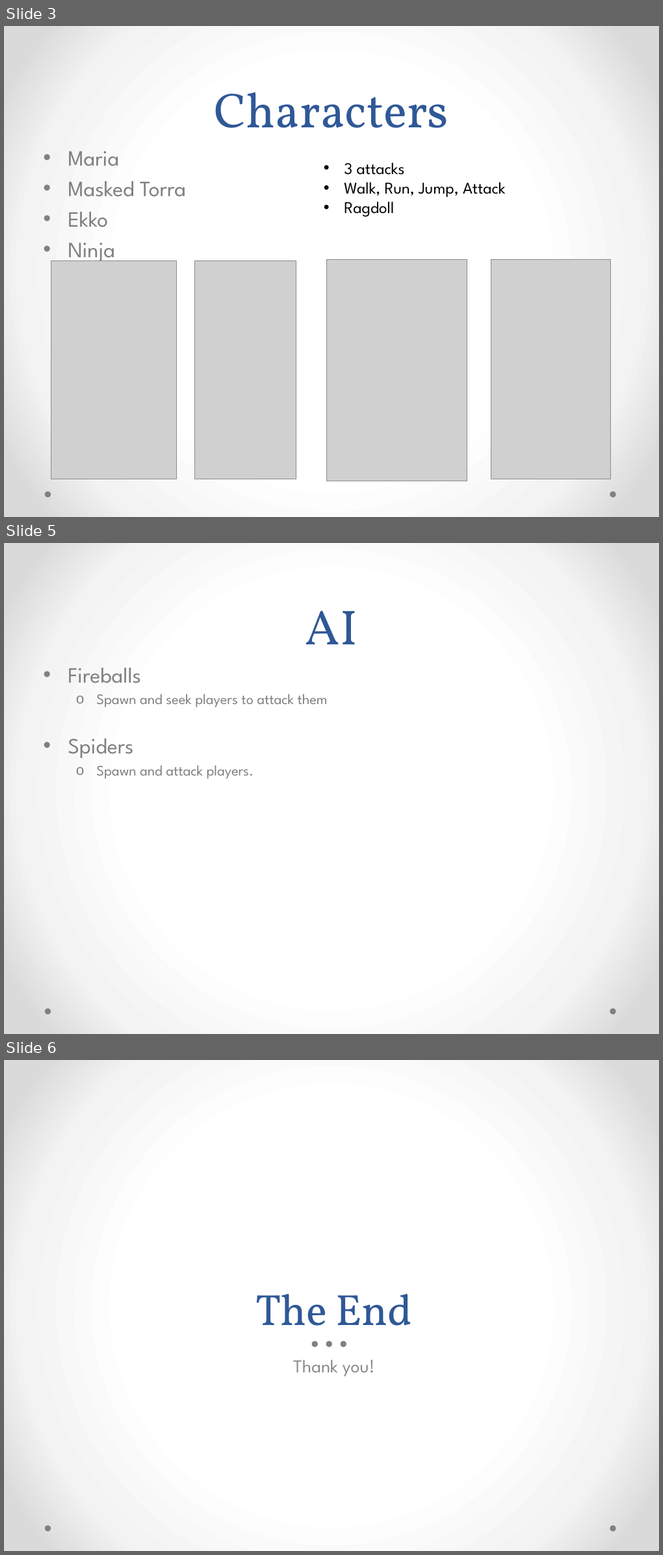
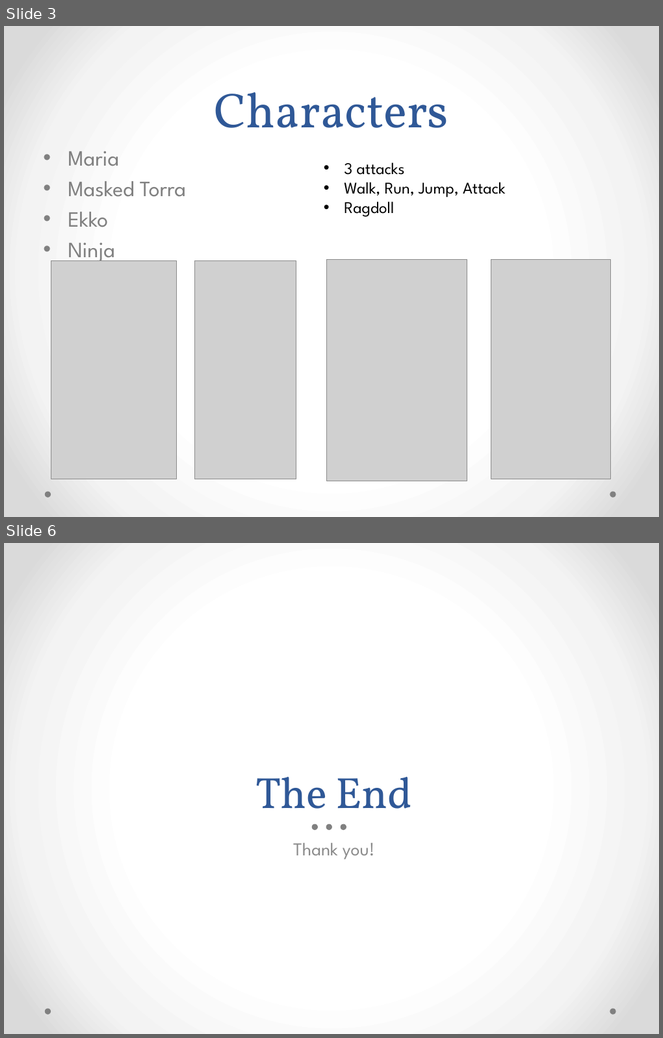
Before and after one commit to JELGT2011/Wizards-Of-Dos, a slide deck: Wizards_of_Dos.pptx. Shown one above the other, each under a label of ours: slides 3, 5 and 6 before the commit, slides 3 and 6 after it; the slides between them are not shown. The pictures are 663x1555 and 663x1038 pixels, drawn with LibreOffice and Linux fonts; fonts in the diff are those of the drawing; grey boxes stand for pictures. Boxes give left, top, right and bottom in pixels: in the first picture for what was removed or moved away, otherwise in the second. Text is boxed around its words. In the diff, an @@ line names an element or a change of style, - is before the commit and + after.

```diff
--- a/Wizards_of_Dos.pptx
+++ b/Wizards_of_Dos.pptx
@@ slide 5 removed at (4, 543, 659, 1034), background gradient #FFFFFF to #F4F4F4 to #DADADA; not listed: 2 template elements that a slide beside it also shows @@
@@ title removed at (306, 611, 358, 645) @@
-AI
@@ text removed at (68, 668, 328, 779) @@
-• Fireballs
-  o Spawn and seek players to attack them
-• Spiders
-  o Spawn and attack players.
```
Also in this commit, not shown: 2 slides changed, 1 slide added.
